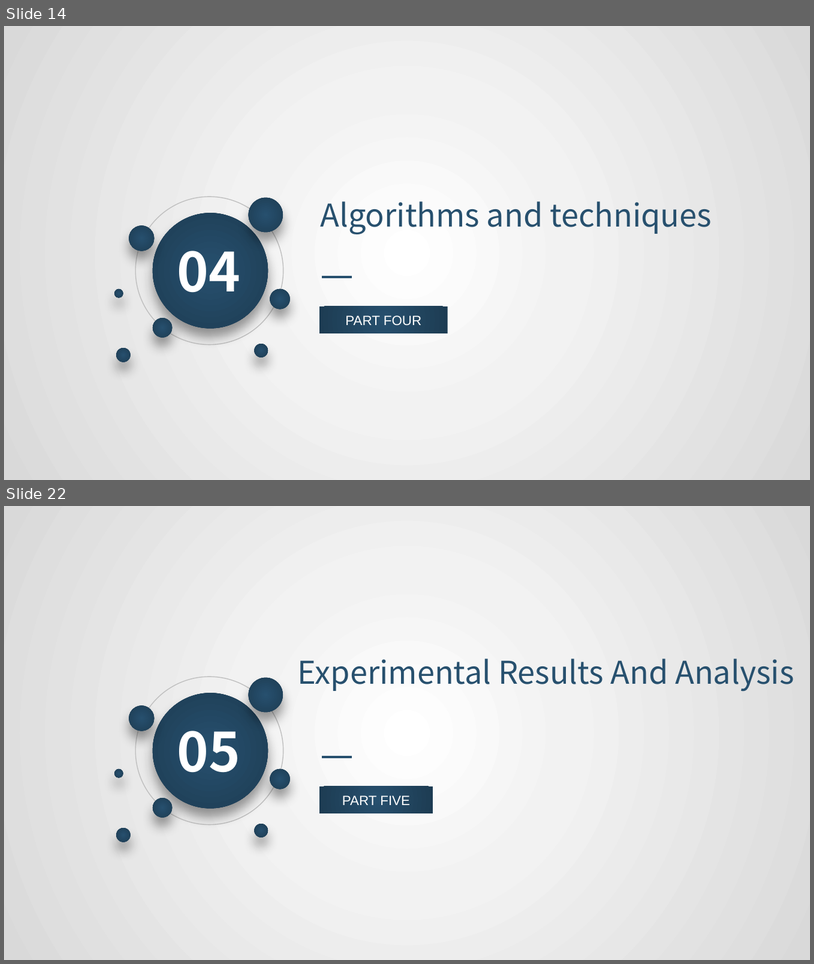
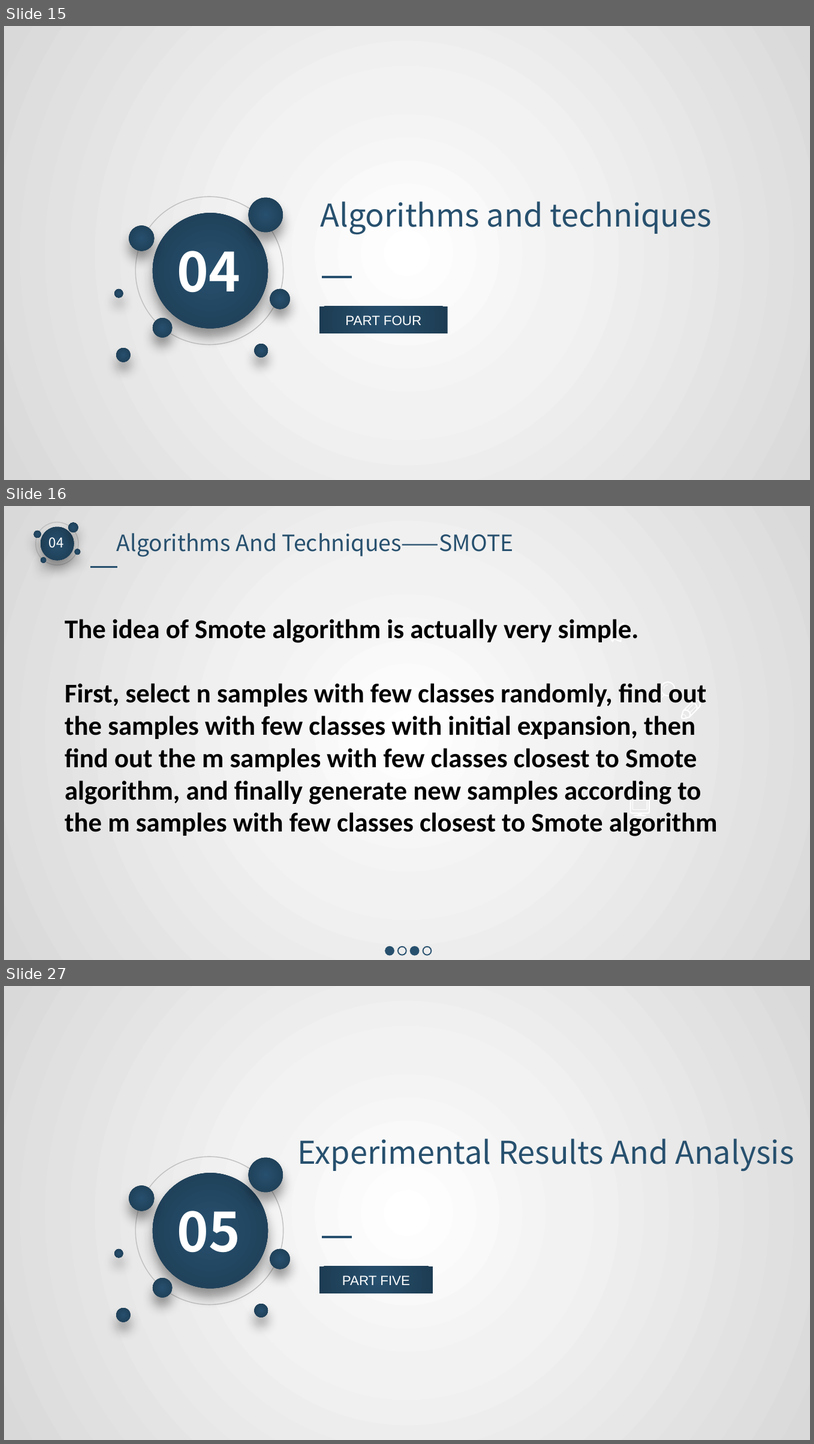
Before and after one commit to 545593069/RandomForest, a slide deck: group_11.pptx. Shown one above the other, each under a label of ours: slides 14 and 22 before the commit, slides 15, 16 and 27 after it; the slides between them are not shown. The pictures are 814x964 and 814x1444 pixels, drawn with LibreOffice and Linux fonts; fonts in the diff are those of the drawing. Boxes give left, top, right and bottom in pixels: in the first picture for what was removed or moved away, otherwise in the second. Text is boxed around its words. In the diff, an @@ line names an element or a change of style, - is before the commit and + after.

```diff
--- a/group_11.pptx
+++ b/group_11.pptx
@@ slide 16 added at <box>4,506,810,960</box>, background gradient #FFFFFF to #F2F2F2 to #D9D9D9 @@
@@ text added at <box>49,537,64,548</box>, 12 pt, text #FFFFFF @@
+04
@@ text added at <box>117,533,514,557</box>, 20 pt, text #27506E @@
+Algorithms And Techniques——SMOTE
@@ group added at <box>34,522,80,565</box>: 6 ellipses @@
@@ line added from (90, 567) to (118, 567), #27506E 1.5 pt @@
@@ text added at <box>65,619,718,836</box>, 24 pt, text #000000, bold @@
+The idea of Smote algorithm is actually very simple.
+First, select n samples with few classes randomly, find out the samples with few classes with initial expansion, then find out the m samples with few classes closest to Smote algorithm, and finally generate new samples according to the m samples with few classes closest to Smote algorithm
@@ freeform shape added at <box>605,622,625,642</box>, fill #FFFFFF @@
@@ freeform shape added at <box>656,681,676,701</box>, fill #FFFFFF @@
@@ freeform shape added at <box>663,684,668,689</box>, fill #FFFFFF @@
@@ freeform shape added at <box>681,700,702,720</box>, fill #FFFFFF @@
@@ freeform shape added at <box>630,797,651,816</box>, fill #FFFFFF @@
@@ freeform shape added at <box>633,799,648,809</box>, fill #FFFFFF @@
@@ group added at <box>386,946,431,954</box>: 4 ellipses @@
@@ what was slide 14 is now slide 15 @@
@@ what was slide 22 is now slide 27 @@
```
Also in this commit, not shown: 11 slides changed, 5 other slides added, 4 other files.
